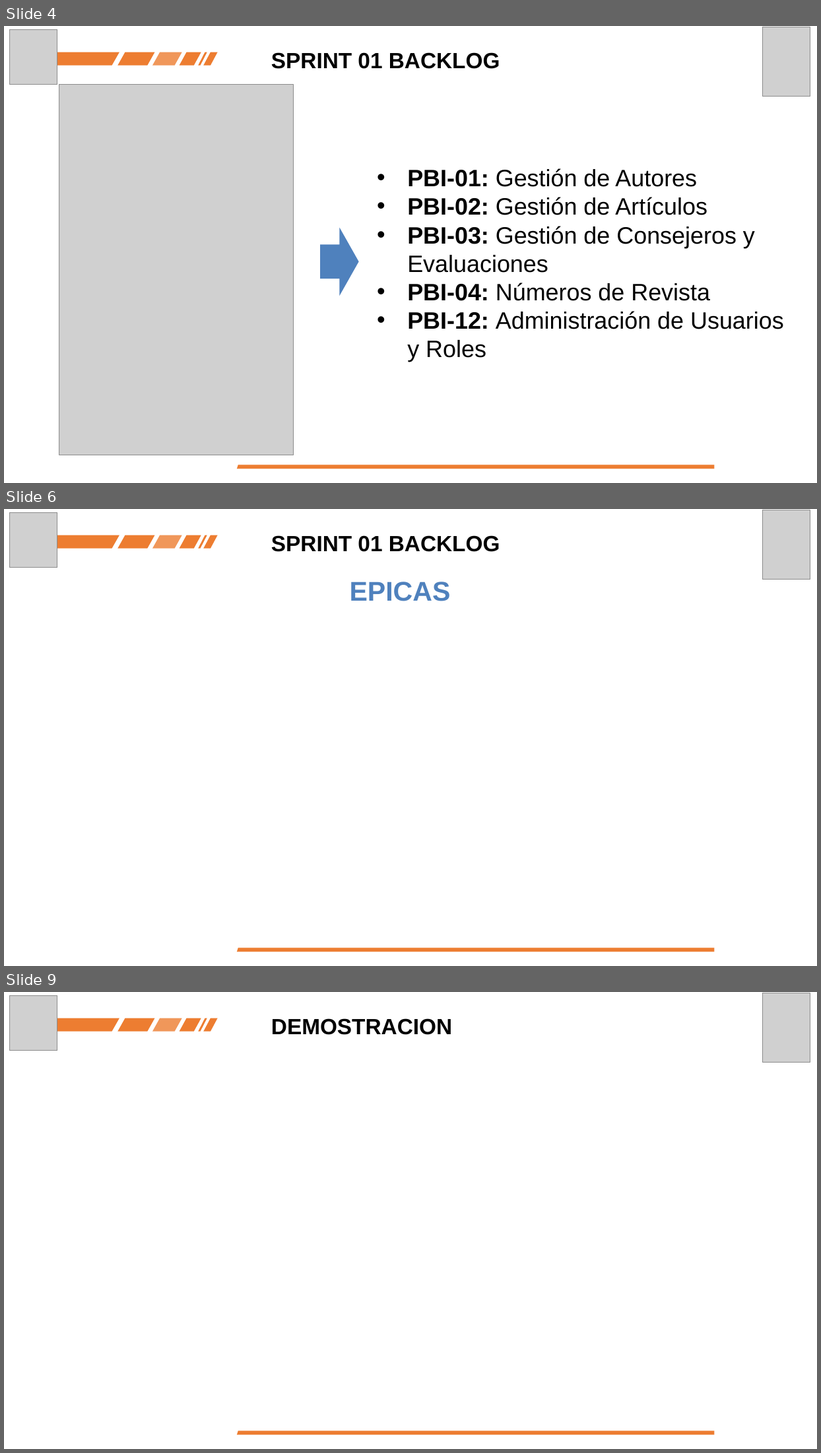
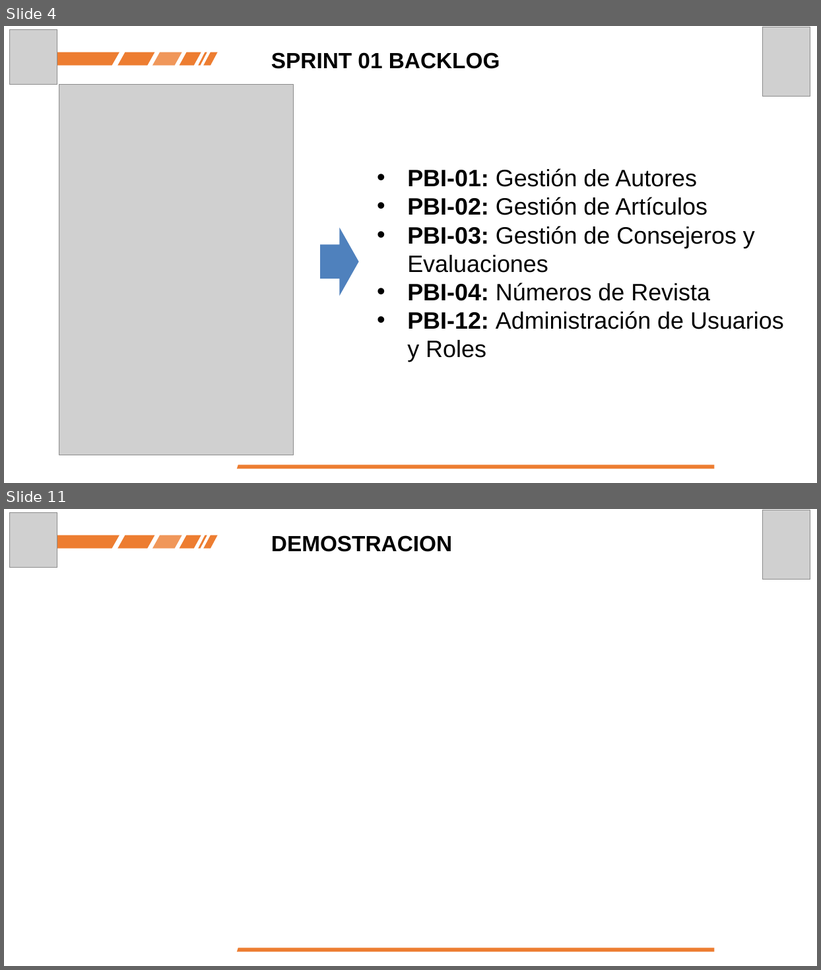
Before and after one commit to antrequenamartinez/Octubre_Revista_Ejercito_WIKI, a slide deck: Presentaciones/Sprint 01_Review.pptx. Shown one above the other, each under a label of ours: slides 4, 6 and 9 before the commit, slides 4 and 11 after it; the slides between them are not shown. The pictures are 821x1453 and 821x970 pixels, drawn with LibreOffice and Linux fonts; fonts in the diff are those of the drawing; grey boxes stand for pictures. Boxes give left, top, right and bottom in pixels: in the first picture for what was removed or moved away, otherwise in the second. Text is boxed around its words. In the diff, an @@ line names an element or a change of style, - is before the commit and + after.

Commit message:
Presentación Sprint 01.

```diff
--- a/Presentaciones/Sprint 01_Review.pptx
+++ b/Presentaciones/Sprint 01_Review.pptx
@@ slide 6 removed at (4, 509, 817, 966), background #FFFFFF @@
@@ picture removed at (10, 513, 57, 568) @@
@@ picture removed at (763, 510, 811, 580) @@
@@ freeform shape removed at (55, 535, 120, 549) @@
@@ freeform shape removed at (118, 535, 154, 549) @@
@@ freeform shape removed at (153, 535, 183, 549) @@
@@ freeform shape removed at (180, 535, 201, 549) @@
@@ freeform shape removed at (198, 535, 207, 549) @@
@@ freeform shape removed at (203, 535, 217, 549) @@
@@ text removed at (271, 535, 500, 552) @@
-SPRINT 01 BACKLOG
@@ text removed at (350, 582, 451, 601) @@
-EPICAS
@@ freeform shape removed at (237, 948, 715, 953) @@
@@ what was slide 9 is now slide 11 @@
```
Also in this commit, not shown: 4 slides changed, 3 slides added, 6 other files.
